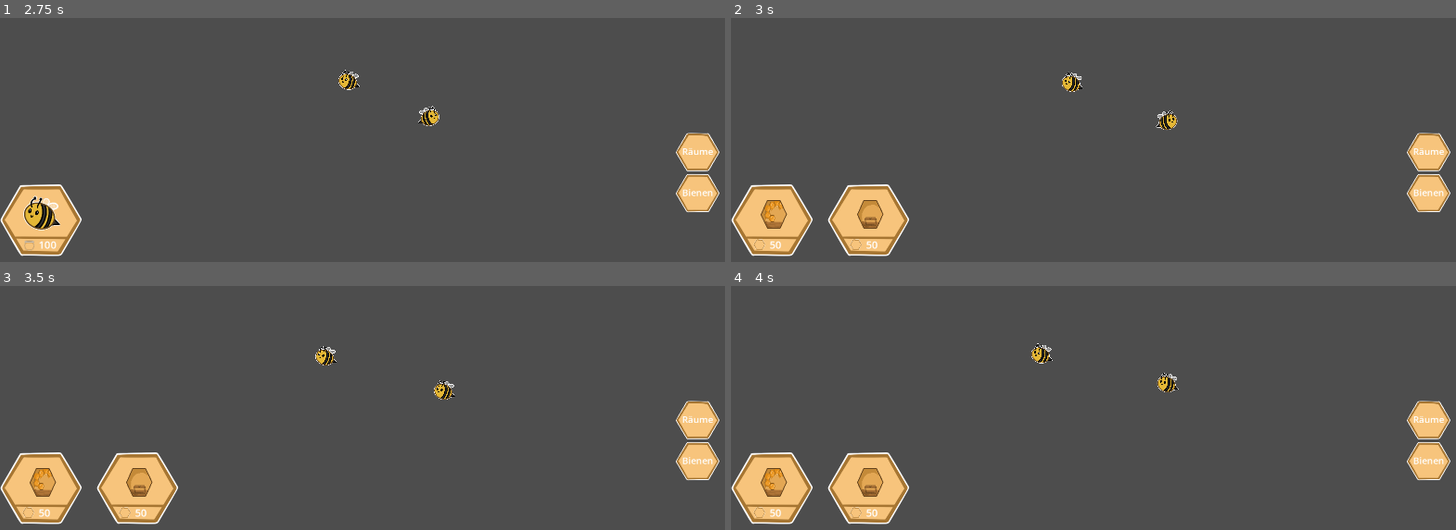
Above: before the commit, frames 1-4 (two rows, left to right).
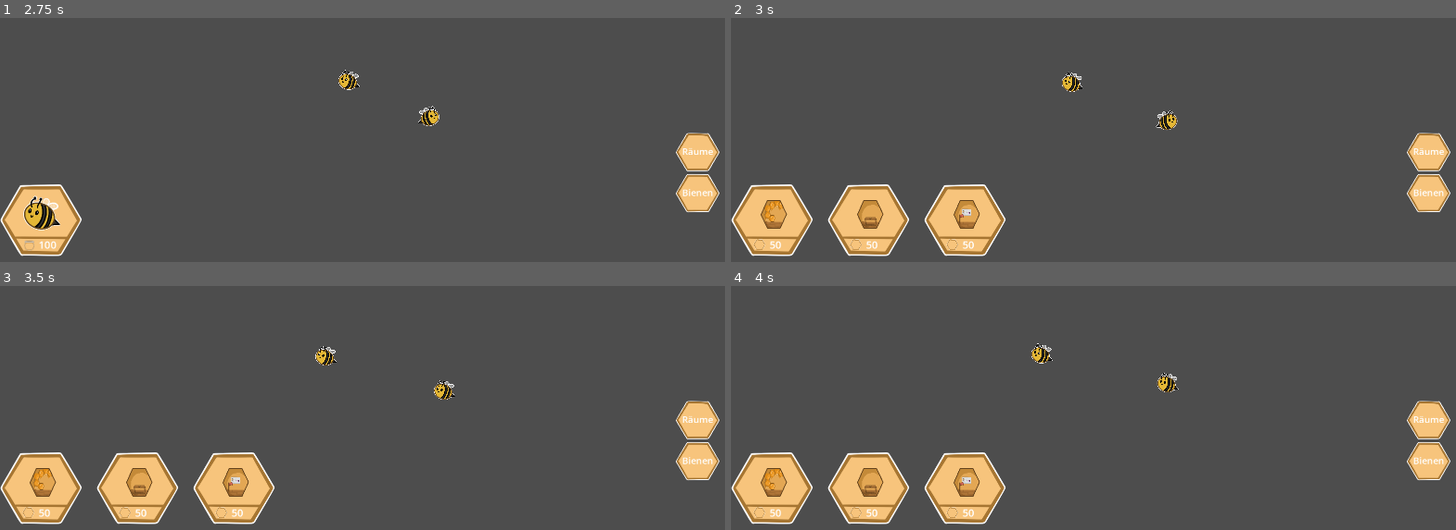
Above: after the commit, the same moments.

Repository: istmnn/BeeColony
Game: Godot game, scene res://scenes/shop.tscn
Same seed, same stepped clock (60 frames per second), same inputs: the game is played once before the commit and once after it. This scene is started directly instead of the project's main scene.
Inputs:
- Up to frame 1 (2.75 s): click "100" at 0.5 s; click "Bienen" at 1.25 s; click "100" at 2 s
- Up to frame 2 (3 s): click "Räume" at 2.75 s
- Up to frame 3 (3.5 s): no input
- Up to frame 4 (4 s): click "50" at 3.5 s

Frame 1 is identical in both runs. In frame 2, 2.5% of the frame differs, in the area x 26-38%, y 68-98%; in frame 3, 2.5%; in frame 4, 2.5%.

Commit message:
alle wichtigen Räume lets goooo

Diff:
--- /dev/null
+++ b/Ressources/Rooms/NektarRoom.tres
@@ -0,0 +1,13 @@
+[gd_resource type="Resource" script_class="RoomTypeRessource" format=3 uid="uid://drqctgrxwyklh"]
+
+[ext_resource type="Script" uid="uid://vvm8festqs7w" path="res://scripts/RoomTypeRessource.gd" id="1_stab3"]
+[ext_resource type="Texture2D" uid="uid://beqksehexkohe" path="res://assets/Rooms/NektarRoom1.PNG" id="2_pu5jl"]
+
+[resource]
+script = ExtResource("1_stab3")
+amount_per_cycle = 1
+productionSpeed = 2.0
+maxStorage = 100
+slots = 2
+texture = ExtResource("2_pu5jl")
+metadata/_custom_type_script = "uid://vvm8festqs7w"
--- a/Ressources/Rooms/WaxRoom1.tres
+++ b/Ressources/Rooms/WaxRoom1.tres
@@ -7,7 +7,8 @@
 script = ExtResource("1_jqiub")
 product = 2
 amount_per_cycle = 1
-productionSpeed = 15.0
+usedProductAmount = 3
+productionSpeed = 2.0
 maxStorage = 100
 slots = 2
 texture = ExtResource("2_kqqgu")
--- /dev/null
+++ b/Ressources/ShopItems/Rooms/NektarRoom1.tres
@@ -0,0 +1,14 @@
+[gd_resource type="Resource" script_class="RoomShopItem" format=3 uid="uid://wbf60nfbsb4u"]
+
+[ext_resource type="Script" uid="uid://jrvq7ybxi3vb" path="res://scripts/RoomsShopItem.gd" id="1_10sb0"]
+[ext_resource type="Texture2D" uid="uid://bgevrii4edvgi" path="res://assets/UI/Wachs.PNG" id="1_dhtxk"]
+[ext_resource type="Texture2D" uid="uid://beqksehexkohe" path="res://assets/Rooms/NektarRoom1.PNG" id="2_j3nix"]
+[ext_resource type="Resource" uid="uid://drqctgrxwyklh" path="res://Ressources/Rooms/NektarRoom.tres" id="3_xtor3"]
+
+[resource]
+script = ExtResource("1_10sb0")
+roomType = ExtResource("3_xtor3")
+icon = ExtResource("1_dhtxk")
+item = ExtResource("2_j3nix")
+currency = 2
+metadata/_custom_type_script = "uid://jrvq7ybxi3vb"
--- a/scripts/shop.gd
+++ b/scripts/shop.gd
@@ -5,6 +5,7 @@
 @export var room_shop_items: Array[ShopItem] = [
 	preload("res://Ressources/ShopItems/Rooms/HoneyRoom1.tres"),
 	preload("res://Ressources/ShopItems/Rooms/WaxRoom1.tres"),
+	preload("res://Ressources/ShopItems/Rooms/NektarRoom1.tres")
 ]
 const MAX_SPAWNED_ITEMS: int = 5
 @export var item_slot_scene: PackedScene
